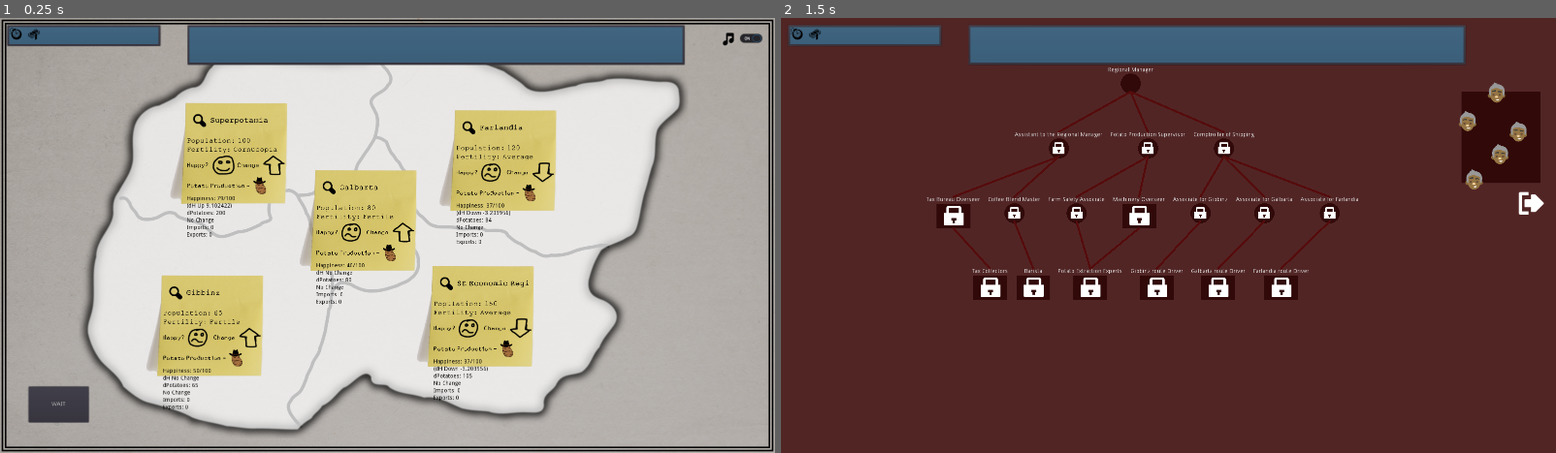
Above: before the commit, frames 1-2 (left to right).
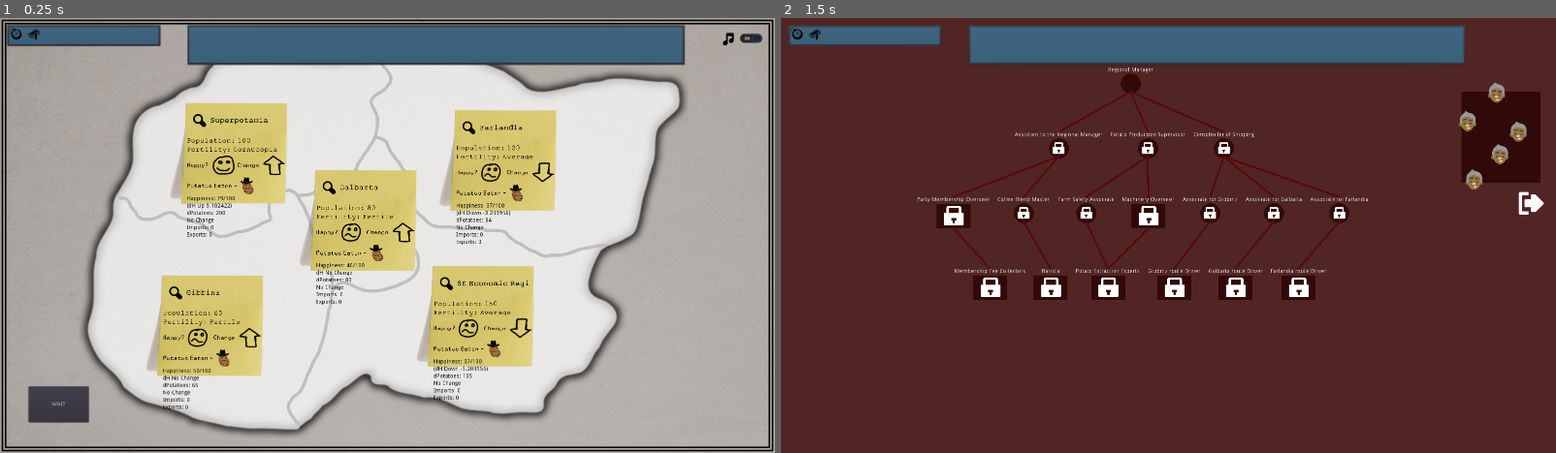
Above: after the commit, the same moments.

Repository: poohshoes/GMTK2020
Game: Godot game, scene res://World.tscn
Two runs of this game, one before a commit and one after it. Both use one fixed random seed, a clock stepped at 60 frames per second and the inputs below.
Inputs:
- Up to frame 1 (0.25 s): no input
- Up to frame 2 (1.5 s): click "Superpotamia" at 0.5 s; click "Gibbinz" at 1.25 s

The runs differ from the first frame. In frame 1, 0.5% of the frame differs, in the area x 23-70%, y 36-81%; in frame 2, 3.6%, in the area x 17-76%, y 31-65%.

Commit message:
Game balance tweaks.

Diff:
--- a/RegionJobs.gd
+++ b/RegionJobs.gd
@@ -71,14 +71,14 @@
 	rootJob.unlock()
 
 	var assistant = get_single_job("Assistant to the Regional Manager", rootJob, Global.SALARY_LOW)
-	var taxManager = get_multi_job("Tax Bureau Overseer", assistant, Global.SALARY_MED)
+	var taxManager = get_multi_job("Party Membership Overseer", assistant, Global.SALARY_MED)
 	taxManager.workersPerManager = 2
-	taxManager.set_tooltip("Each Overseer can support up to 2 Tax Collectors")
-	taxCollectors = get_multi_job("Tax Collectors", taxManager, Global.SALARY_LOW)
+	taxManager.set_tooltip("Each Overseer can support up to 2 Fee Collectors")
+	taxCollectors = get_multi_job("Membership Fee Collectors", taxManager, Global.SALARY_LOW)
 	taxCollectors.set_tooltip("Increase income but decrease happiness")
 	var baristaManager = get_single_job("Coffee Blend Master", assistant, Global.SALARY_MED)
 	baristas = get_multi_job("Barista", baristaManager, Global.SALARY_LOW)
-	baristas.set_tooltip("Make Tax Collectors less effective")
+	baristas.set_tooltip("Make Fee Collectors less effective")
 
 	var supervisor = get_single_job("Potato Production Supervisor", rootJob, Global.SALARY_MED)
 	var potatoManager = get_single_job("Farm Safety Associate", supervisor, Global.SALARY_MED)
--- a/Scenes/Region.gd
+++ b/Scenes/Region.gd
@@ -76,7 +76,7 @@
 		# Buy imports
 		dM += Global.POTATO_SELL_PRICE * exports - Global.POTATO_BUY_PRICE * imports
 	# Collect fees from citizens
-	dM += population * numTaxCollectors * Global.FEE_RATE
+	dM += population * effectiveTaxCollectors * Global.FEE_RATE
 	# Pay salaries
 	dM -= numLowSalary * Global.SALARY_LOW + numMedSalary * Global.SALARY_MED + numHighSalary * Global.SALARY_HIGH
 
--- a/Scenes/RegionButton.tscn
+++ b/Scenes/RegionButton.tscn
@@ -49,7 +49,7 @@
 }
 
 [node name="PopulationLabel" type="Label" parent="LabelList"]
-margin_right = 304.0
+margin_right = 246.0
 margin_bottom = 18.0
 custom_fonts/font = ExtResource( 11 )
 custom_colors/font_color = Color( 0, 0, 0, 1 )
@@ -57,7 +57,7 @@
 
 [node name="FertilityLabel" type="Label" parent="LabelList"]
 margin_top = 22.0
-margin_right = 304.0
+margin_right = 246.0
 margin_bottom = 40.0
 custom_fonts/font = ExtResource( 11 )
 custom_colors/font_color = Color( 0, 0, 0, 1 )
@@ -65,7 +65,7 @@
 
 [node name="Happy" type="HBoxContainer" parent="LabelList"]
 margin_top = 44.0
-margin_right = 304.0
+margin_right = 246.0
 margin_bottom = 96.0
 
 [node name="Label2" type="Label" parent="LabelList/Happy"]
@@ -104,26 +104,26 @@
 
 [node name="Spuds" type="HBoxContainer" parent="LabelList"]
 margin_top = 100.0
-margin_right = 304.0
+margin_right = 246.0
 margin_bottom = 142.0
 
 [node name="Label3" type="Label" parent="LabelList/Spuds"]
 margin_top = 11.0
-margin_right = 161.0
+margin_right = 129.0
 margin_bottom = 30.0
 custom_fonts/font = ExtResource( 12 )
 custom_colors/font_color = Color( 0, 0, 0, 1 )
-text = "Potato Production = "
+text = "Potatos Eaten = "
 
 [node name="Potato" type="TextureRect" parent="LabelList/Spuds"]
-margin_left = 165.0
-margin_right = 197.0
+margin_left = 133.0
+margin_right = 165.0
 margin_bottom = 42.0
 texture = ExtResource( 13 )
 
 [node name="HappinessLabel" type="Label" parent="LabelList"]
 margin_top = 146.0
-margin_right = 304.0
+margin_right = 246.0
 margin_bottom = 160.0
 custom_colors/font_color = Color( 0, 0, 0, 1 )
 text = "happiness label"
@@ -134,7 +134,7 @@
 
 [node name="HappinessChangeLabel" type="Label" parent="LabelList"]
 margin_top = 164.0
-margin_right = 304.0
+margin_right = 246.0
 margin_bottom = 178.0
 custom_colors/font_color = Color( 0, 0, 0, 1 )
 text = "dH Label"
@@ -145,7 +145,7 @@
 
 [node name="PotatoesLabel" type="Label" parent="LabelList"]
 margin_top = 182.0
-margin_right = 304.0
+margin_right = 246.0
 margin_bottom = 196.0
 custom_colors/font_color = Color( 0, 0, 0, 1 )
 text = "potato label"
@@ -156,7 +156,7 @@
 
 [node name="MoneyLabel" type="Label" parent="LabelList"]
 margin_top = 200.0
-margin_right = 304.0
+margin_right = 246.0
 margin_bottom = 214.0
 custom_colors/font_color = Color( 0, 0, 0, 1 )
 text = "Money Label"
@@ -167,7 +167,7 @@
 
 [node name="ImportsLabel" type="Label" parent="LabelList"]
 margin_top = 218.0
-margin_right = 304.0
+margin_right = 246.0
 margin_bottom = 232.0
 custom_colors/font_color = Color( 0, 0, 0, 1 )
 text = "ImportsLabel"
@@ -178,7 +178,7 @@
 
 [node name="ExportsLabel" type="Label" parent="LabelList"]
 margin_top = 236.0
-margin_right = 304.0
+margin_right = 246.0
 margin_bottom = 250.0
 custom_colors/font_color = Color( 0, 0, 0, 1 )
 text = "ExportsLabel"
--- a/World.gd
+++ b/World.gd
@@ -206,7 +206,7 @@
 
 		if !eventFired && money <= 0:
 			for region in $Regions.get_children():
-				region.happiness -= 3
+				region.happiness -= 4
 				region.happiness = max(0, region.happiness)
 			eventFired = true
 			eventDelay = 2
@@ -234,7 +234,7 @@
 					neighbours = [0, 2, 3]
 			var randNeighbourIndex = neighbours[randi()%neighbours.size()]
 			var randNeighbour = regions[randNeighbourIndex]
-			randNeighbour.happiness -= 5
+			randNeighbour.happiness -= 10
 			randNeighbour.happiness = max(0, randNeighbour.happiness)
 			eventDelay = 3
 			eventFired = true
--- a/global.gd
+++ b/global.gd
@@ -12,4 +12,4 @@
 var POTATO_BUY_PRICE = 15
 var POTATO_SELL_PRICE = 10
 var POTATO_EXT_PRICE = 3 * POTATO_BUY_PRICE
-var FEE_RATE = 0.2
+var FEE_RATE = 50
